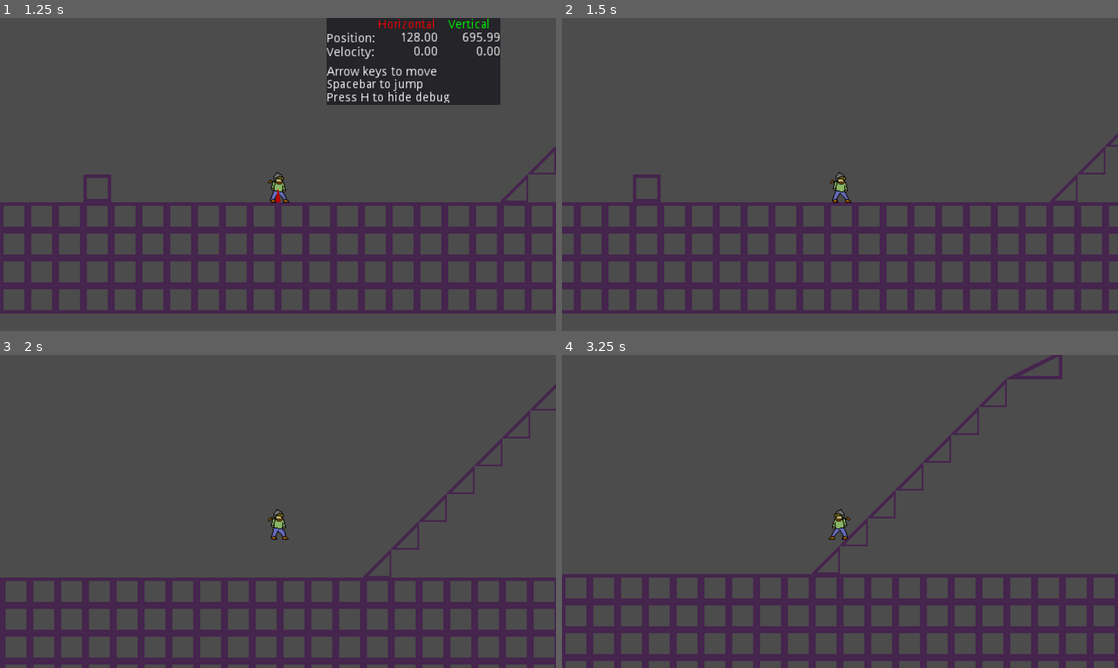
Above: before the commit, frames 1-4 (two rows, left to right).
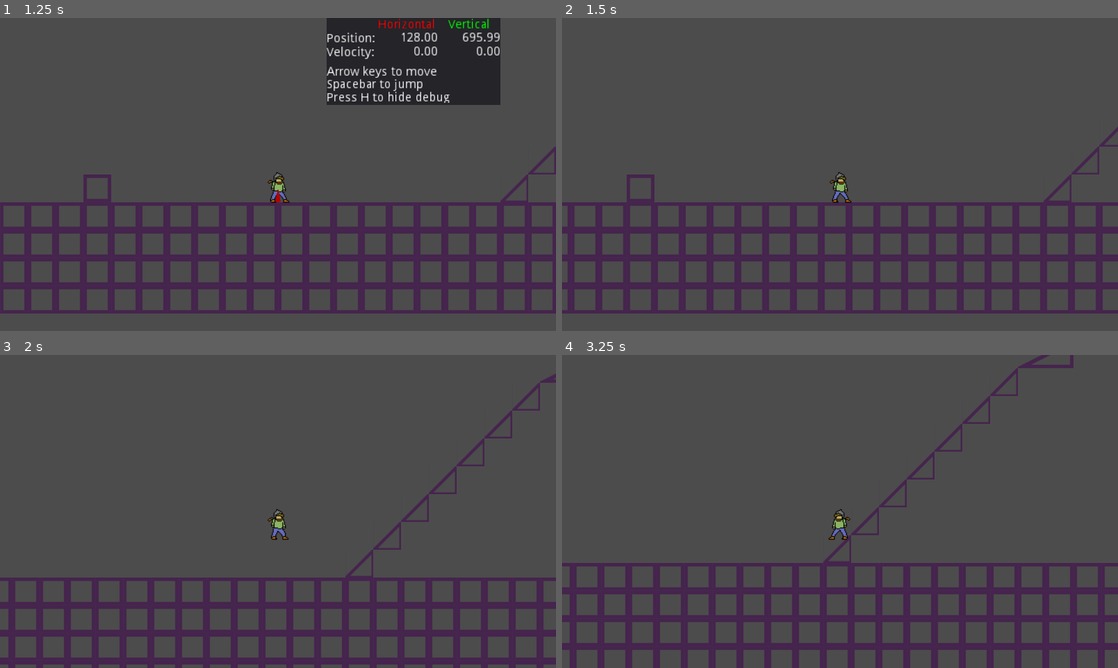
Above: after the commit, the same moments.

Repository: PixelLoaf/Project-Novae
Game: Godot game, scene res://Menu/MainMenu.tscn
The game is run twice, just before and just after one commit, with the same random seed, the same clock (stepped at 60 frames per second) and the same inputs.
Inputs (mouse positions are in pixels of both pictures, inside the frame that each line leads up to):
- Up to frame 1 (1.25 s): click "Start Game" at 0.5 s
- Up to frame 2 (1.5 s): tap H (hide_debug) at 1.25 s; move the mouse to (962, 158) at 1.27 s; hold Right (move_right) from 1.28 s (still down); hold Shift (action_run) from 1.28 s (still down); click (962, 158) at 1.42 s
- Up to frame 3 (2 s): keep holding Right (move_right); keep holding Shift (action_run); tap Space (action_jump) at 1.52 s
- Up to frame 4 (3.25 s): move the mouse to (728, 527) at 2.02 s; release Shift (action_run) at 2.03 s; tap Shift (action_run) at 2.1 s; tap Space (action_jump) at 2.27 s; move the mouse to (895, 442) at 2.77 s; release Right (move_right) at 2.78 s; hold Left (move_left) from 2.78 s (still down); hold Shift (action_run) from 2.78 s (still down)

Frame 1 is identical in both runs. In frame 2, 13% of the frame differs, in the area x 1-100%, y 34-94%; in frame 3, 12%; in frame 4, 21%, in the area x 0-100%, y 0-100%.

Commit message:
Re-added slipperiness to movement

Diff:
--- a/files/Object/Player/Player.gd
+++ b/files/Object/Player/Player.gd
@@ -17,7 +17,7 @@
 # If the player is moving uphill, this is the minimum that their velocity can be multiplied by
 const CHAR_UPHILL_MULT_MIN = 0.5
 # Slipperiness while in the air
-const CHAR_SLIP_AIR = 0.3
+const CHAR_SLIP_AIR = 1.0
 
 # Maximum movement speed for the player
 export var char_speed_run = 320
@@ -26,7 +26,7 @@
 # Jumping speed for the player
 export var char_jump_speed = 480
 # Walking acceleration
-export var char_accel_walk = 800
+export var char_accel_walk = 1200
 # Acceleration when stopping on the ground
 export var char_accel_stop = 2400
 
@@ -38,8 +38,9 @@
 var char_floor_normal = CHAR_UP
 # Time since pressing the jump button
 var char_time_since_jump_button = 1.0
-# Momentum and inertia hinge around this
-var char_slipperiness = 0.16
+# Slipperiness of the ground.
+# The higher this is, the less control the player has.
+var char_slipperiness = 1.0
 
 # Get this character's normal vector
 func char_get_normal():
@@ -101,7 +102,6 @@
 	char_velocity = move_and_slide(char_velocity, CHAR_UP, stop_speed, 4, 0.8)
 	char_calc_normal()
 	if not char_is_on_floor() and is_on_floor():
-		print("AAA")
 		# If the player was in the air, but is now on a floor, we need to do some
 		# stuff so that the player stops on the slope. First, we return the player to
 		# their original position.
@@ -179,13 +179,11 @@
 	var walk_accel = char_accel_walk
 	if char_is_on_floor() and ((veloc_h < 0) != (target_speed < 0) and veloc_h != 0 or target_speed == 0):
 		walk_accel = char_accel_stop
-	walk_accel = clamp(delta * walk_accel, 0, abs(target_speed - veloc_h))
-	print((veloc_h < 0) != (target_speed < 0))
+	walk_accel = clamp(delta * walk_accel / slip, 0, abs(target_speed - veloc_h))
 	if veloc_h < target_speed:
 		veloc_h += walk_accel
 	elif veloc_h > target_speed:
 		veloc_h -= walk_accel
-#	veloc_h += mult_accel * delta * (target_speed - veloc_h) / slip
 	char_set_motion_horizontal(char_get_normal(), veloc_h)
 
 # On input received
--- a/files/Object/Player/player.tscn
+++ b/files/Object/Player/player.tscn
@@ -45,7 +45,7 @@
 char_speed_run = 320
 char_speed_walk = 160
 char_jump_speed = 480
-char_accel_walk = 800
+char_accel_walk = 1200
 char_accel_stop = 2400
 
 [node name="CollisionShape2D" type="CollisionShape2D" parent="." index="0"]
--- a/files/World/Test/TestLevel.tscn
+++ b/files/World/Test/TestLevel.tscn
@@ -11,7 +11,7 @@
 
 position = Vector2( 128, 680 )
 char_jump_speed = 480
-char_accel_walk = 800
+char_accel_walk = 1200
 char_accel_stop = 2400
 
 [node name="TileMap" type="TileMap" parent="." index="1"]
